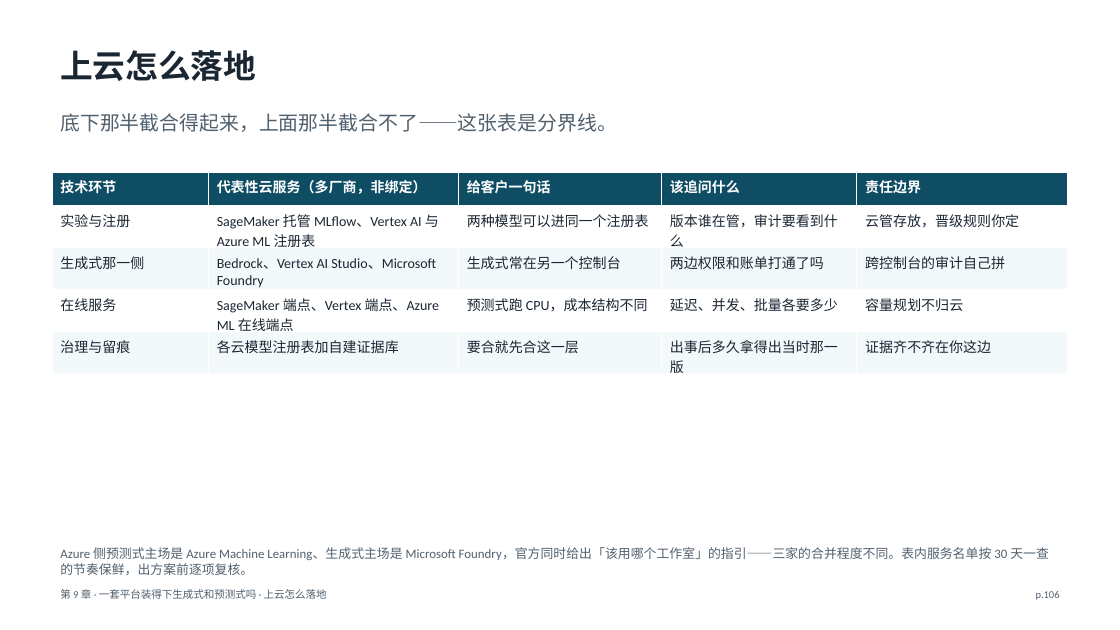
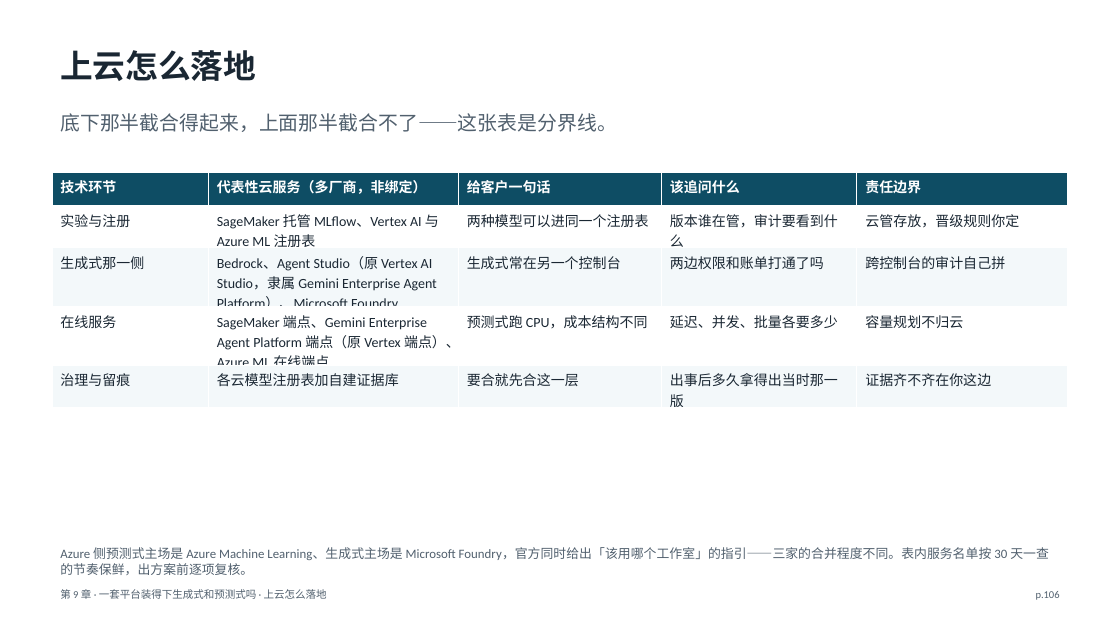
Before and after one commit to jasonlijiaxiang/ai-knowledge-base, a slide deck: slide 106 of PPT-version/Predictive-AI-MLOps/Predictive-AI-MLOps-讲义.pptx. Drawn at 1120x630 pixels with LibreOffice and Linux fonts; fonts in the diff are those of the drawing. Boxes give left, top, right and bottom in pixels: in the first picture for what was removed or moved away, otherwise in the second. Text is boxed around its words. In the diff, an @@ line names an element or a change of style, - is before the commit and + after.

```diff
--- a/PPT-version/Predictive-AI-MLOps/Predictive-AI-MLOps-讲义.pptx
+++ b/PPT-version/Predictive-AI-MLOps/Predictive-AI-MLOps-讲义.pptx
@@ table at box(52, 172, 1069, 411) @@
-row 3, column 2: Bedrock、Vertex AI Studio、Microsoft Foundry
+row 3, column 2: Bedrock、Agent Studio（原 Vertex AI Studio，隶属 Gemini Enterprise Agent Platform）、Microsoft Foundry
-row 4, column 2: SageMaker 端点、Vertex 端点、Azure ML 在线端点
+row 4, column 2: SageMaker 端点、Gemini Enterprise Agent Platform 端点（原 Vertex 端点）、Azure ML 在线端点
```
Also in this commit, not shown: 2 other slides changed, 55 other files.
